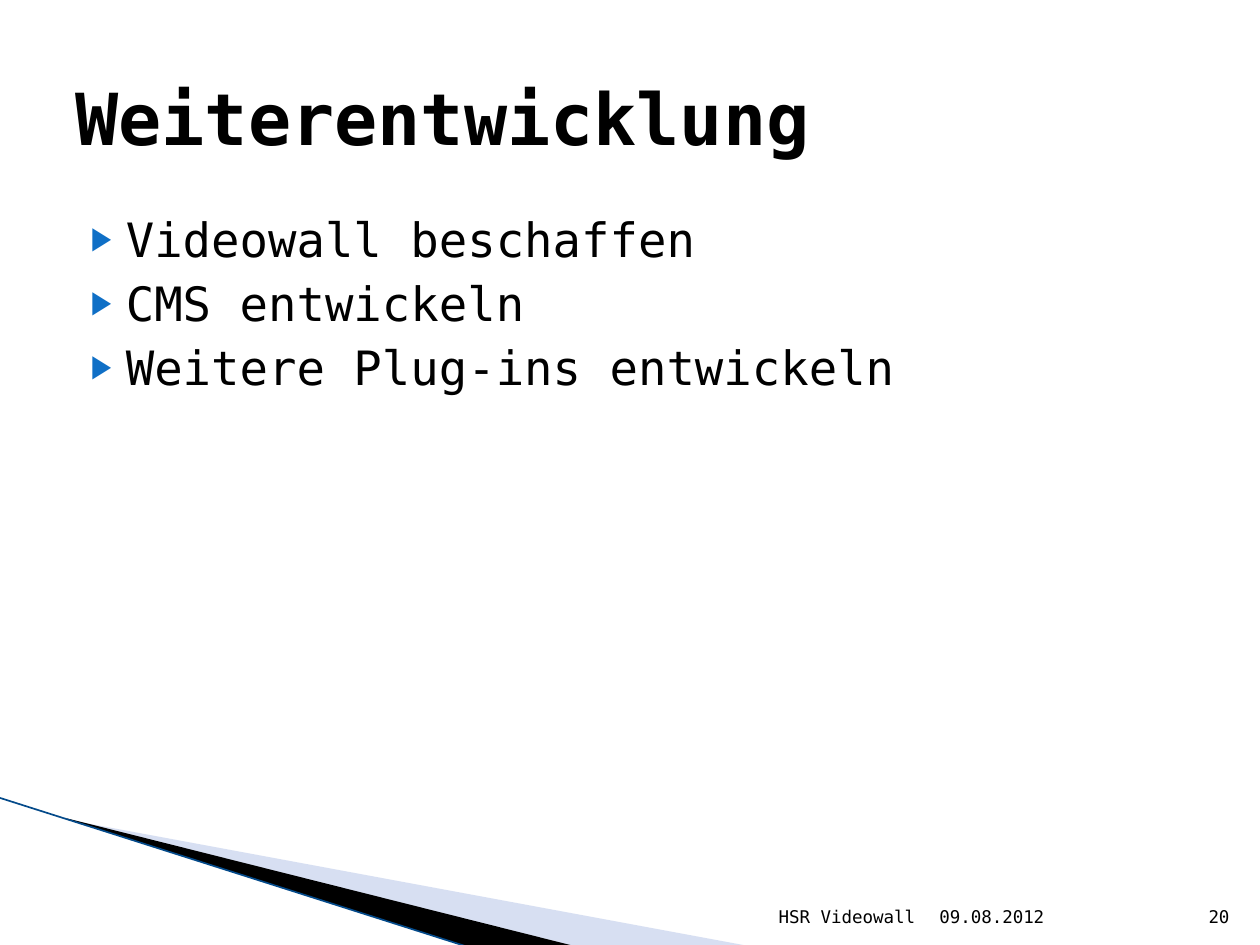
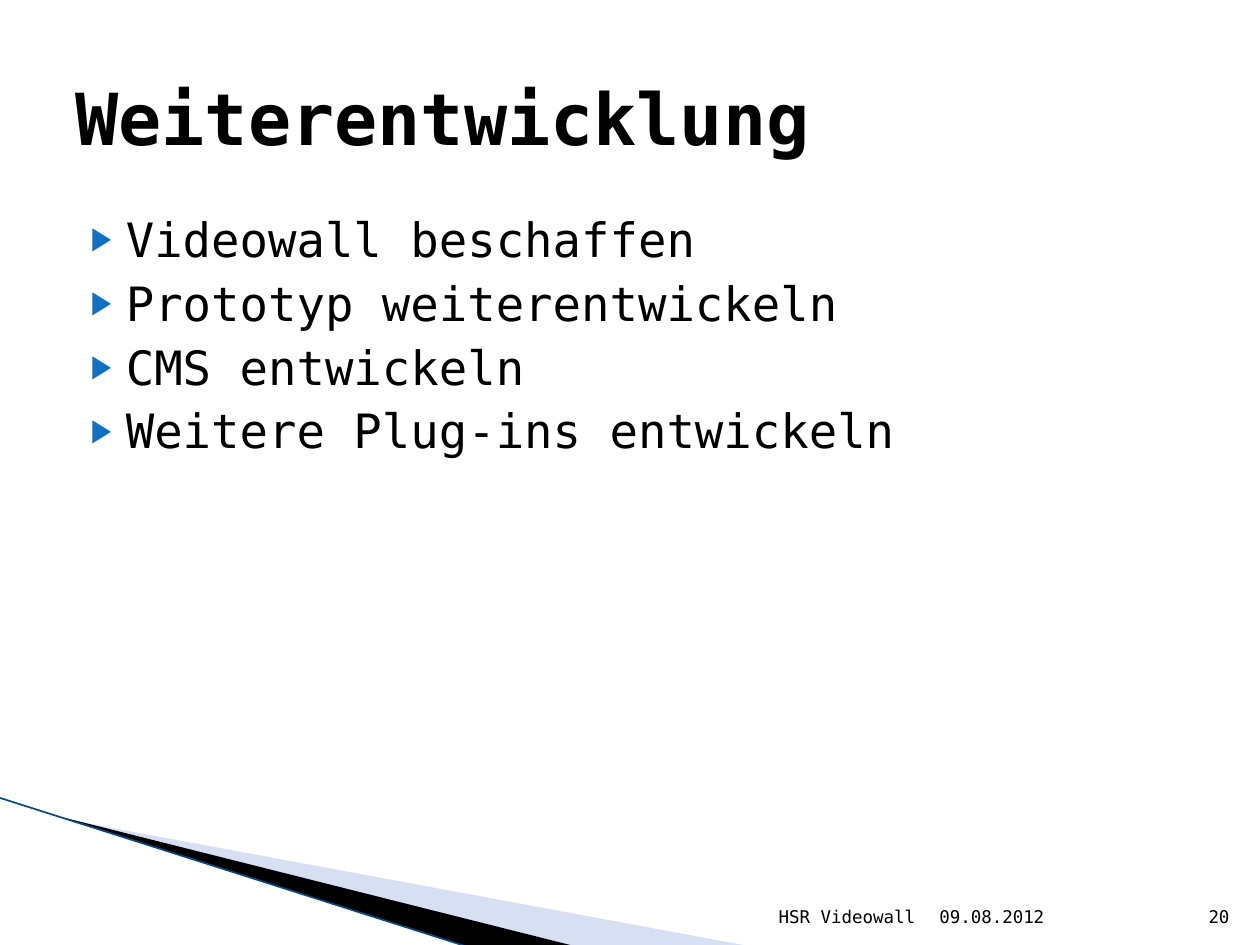
Before and after one commit to lukaselmer/hsr-bachelor-thesis-videowall, a slide deck: slide 20 of doc/media/ba_praesentation.pptx. Drawn at 1260x945 pixels with LibreOffice and Linux fonts; fonts in the diff are those of the drawing; background and template pictures are left out. Boxes give left, top, right and bottom in pixels: in the first picture for what was removed or moved away, otherwise in the second. Text is boxed around its words. In the diff, an @@ line names an element or a change of style, - is before the commit and + after.

```diff
--- a/doc/media/ba_praesentation.pptx
+++ b/doc/media/ba_praesentation.pptx
@@ text at (x1=126, y1=284, x2=837, y2=331): paragraph added @@
+▶ Prototyp weiterentwickeln
```
Also in this commit, not shown: 1 other file.
